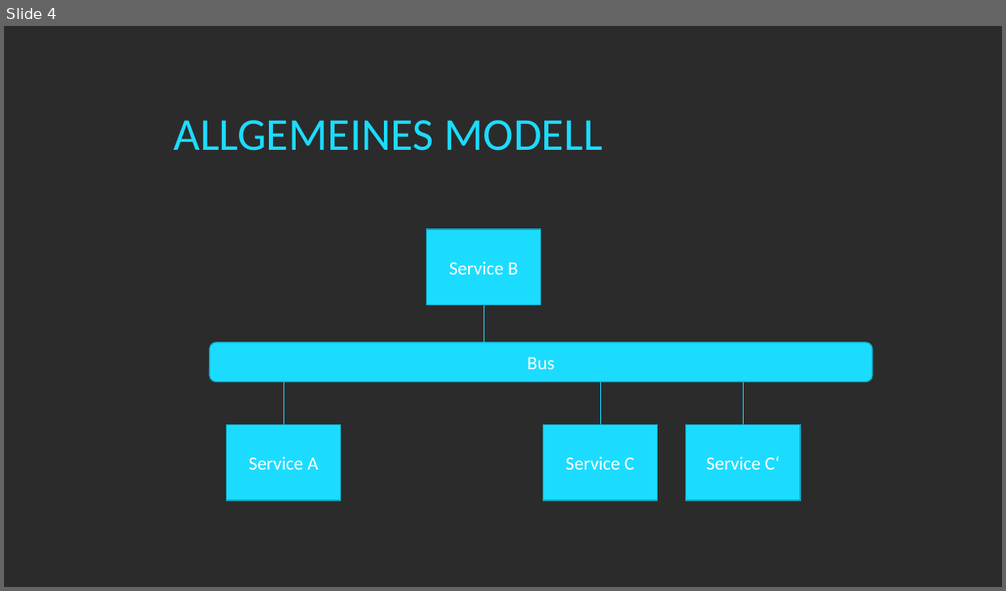
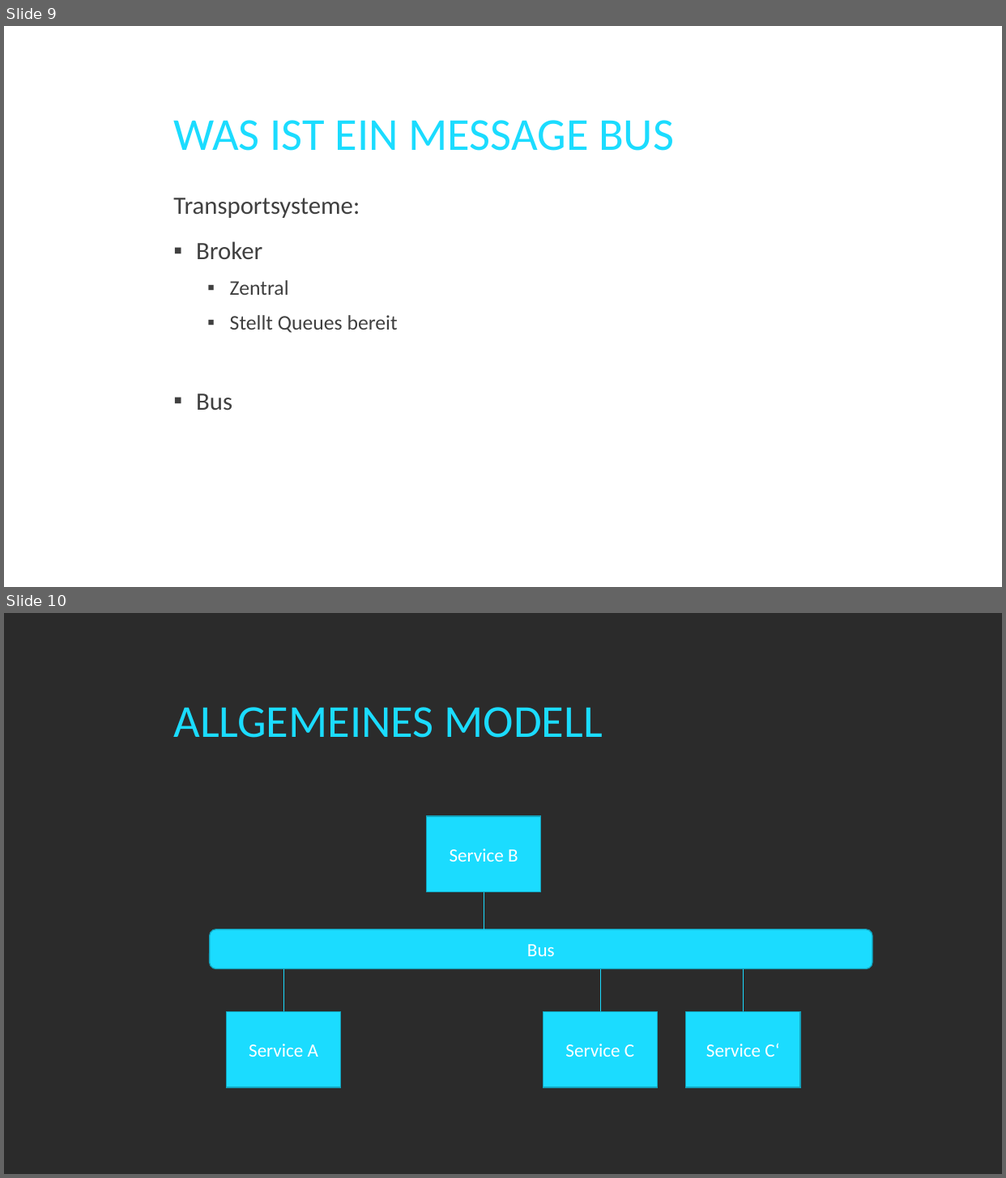
Before and after one commit to twenzel/MessageBusDemo, a slide deck: MessageBus.pptx. Shown one above the other, each under a label of ours: slide 4 before the commit, slides 9 and 10 after it. The pictures are 1006x591 and 1006x1178 pixels, drawn with LibreOffice and Linux fonts; fonts in the diff are those of the drawing; background and template pictures are left out; a plain dark background stands for a picture behind light text. Boxes give left, top, right and bottom in pixels: in the first picture for what was removed or moved away, otherwise in the second. Text is boxed around its words. In the diff, an @@ line names an element or a change of style, - is before the commit and + after.

```diff
--- a/MessageBus.pptx
+++ b/MessageBus.pptx
@@ slide 9 added at (4,26,1002,587), background picture (left out) @@
@@ title added at (173,120,674,151), 44 pt, text #1BDCFF @@
+WAS IST EIN MESSAGE BUS
@@ text added at (173,198,398,411), 24 pt, text #404040 @@
+Transportsysteme:
+▪ Broker
+  ▪ Zentral
+  ▪ Stellt Queues bereit
+▪ Bus
@@ what was slide 4 is now slide 10 @@
```
Also in this commit, not shown: 2 slides changed, 9 other slides added.
